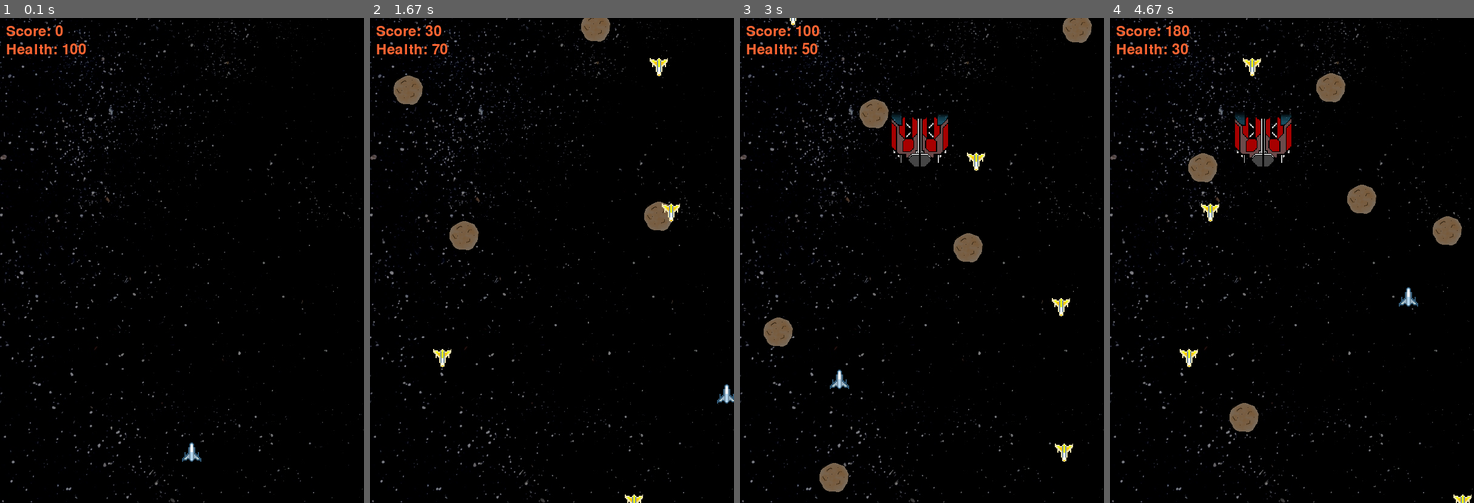
Above: before the commit, frames 1-4 (left to right).
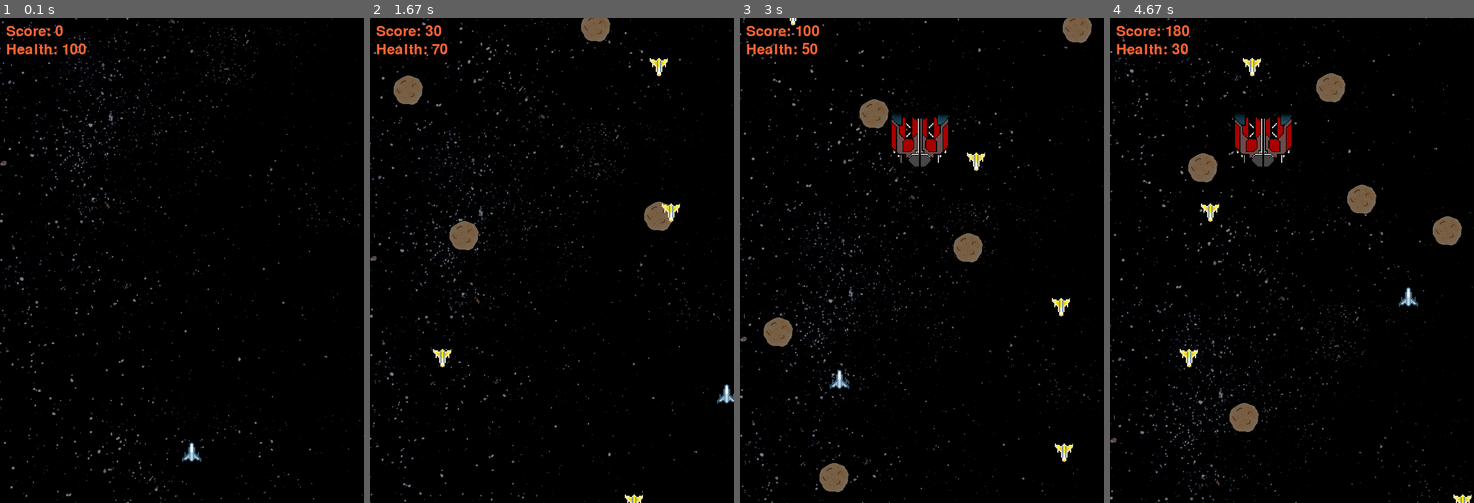
Above: after the commit, the same moments.

Repository: SteveHutchison/GroupPygame
Game: pygame game, started from Main.py
Two runs of this game, one before a commit and one after it. Both use one fixed random seed, a clock stepped at 60 frames per second and the inputs below.
Inputs:
- Up to frame 1 (0.1 s): no input
- Up to frame 2 (1.67 s): tap S at 0.33 s; tap Space at 0.67 s; hold Right 1-1.47 s; hold Up from 1.5 s (still down)
- Up to frame 3 (3 s): release Up at 1.8 s; hold Right 1.83-2.3 s; hold Left 2.33-2.87 s; hold Down from 2.9 s (still down)
- Up to frame 4 (4.67 s): release Down at 3.2 s; hold Left 3.23-3.63 s; hold Up 3.67-4.03 s; hold Right from 4.07 s (still down)

The runs differ from the first frame. In frame 1, 3.6% of the frame differs, in the area x 0-100%, y 0-100%; in frame 2, 3.6%; in frame 3, 3.5%; in frame 4, 3.6%.

Commit message:
minor reorganisation

Diff:
--- a/Main.py
+++ b/Main.py
@@ -220,13 +220,6 @@
 				if e['frame'] >= 18:
 					explosions.remove(e)
 
-			# draw the black background onto the surface
-			backgroundY = backgroundY + 1
-			if backgroundY == 800:
-				backgroundY = 0
-			screen.blit(background, (0,backgroundY))
-			screen.blit(background,(0, backgroundY-800))
-
 			# move the player
 			if moveDown and player.bottom < WINDOWHEIGHT:
 				player.top += MOVESPEED
@@ -250,7 +243,7 @@
 				if boss_y > 650:
 					b['rect'].move_ip(0, BOSSSPEEDY)
 					boss_y -= BOSSSPEEDY
-					print (boss_y)
+					#print (boss_y)
 				if boss_x < player_x-48:
 					b['rect'].move_ip(BOSSSPEEDX, 0)
 					boss_x += BOSSSPEEDX
@@ -292,20 +285,26 @@
 
 
 			# DRAW PHASE
-			screen.blit(background, backgroundRect)
+			# draw the black background onto the surface
+			backgroundY = backgroundY + 1
+			if backgroundY == 800:
+				backgroundY = 0
+
+			screen.blit(background, (0,backgroundY))
+			screen.blit(background,(0, backgroundY-800))
 
 			screen.blit(player_image,(player))
 
 			asteroids.draw(screen)
 
-			for b in fighters:
-				screen.blit(b['surface'], b['rect'])
+			for f in fighters:
+				screen.blit(f['surface'], f['rect'])
 			for b in bullets:
 				screen.blit(b['surface'], b['rect'])
 			for b in bossfighters:
 				screen.blit(b['surface'], b['rect'])
-			for b in explosions:
-				screen.blit(b['surface'], b['rect'], pygame.Rect((b['frame']*EXPLOSIONSIZE)/5,0,EXPLOSIONSIZE/5,EXPLOSIONSIZE/5))
+			for e in explosions:
+				screen.blit(e['surface'], e['rect'], pygame.Rect((e['frame']*EXPLOSIONSIZE)/5,0,EXPLOSIONSIZE/5,EXPLOSIONSIZE/5))
 
 			# draw the stats
 			fontRenderer.draw_stat("Score: ", score, (10,10), screen)
